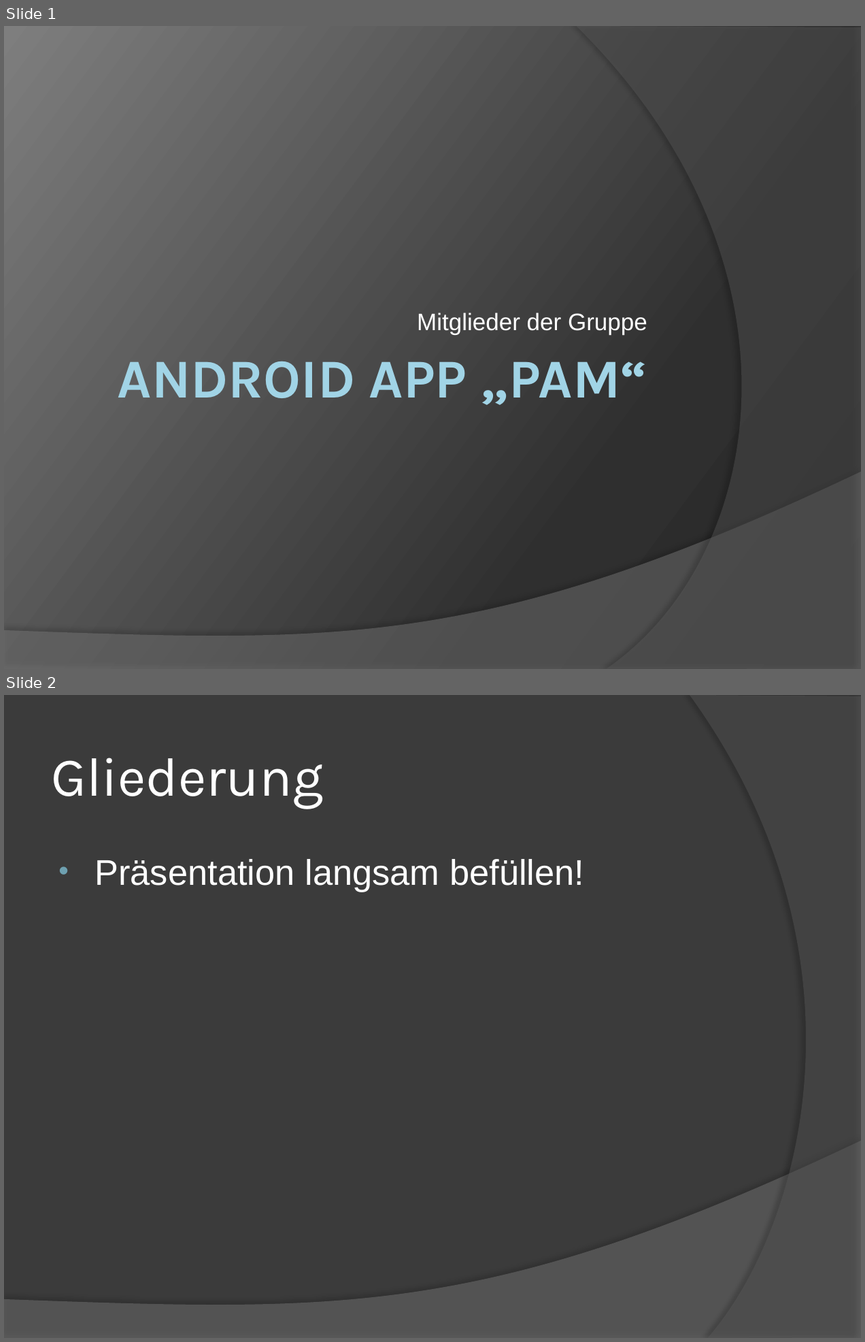
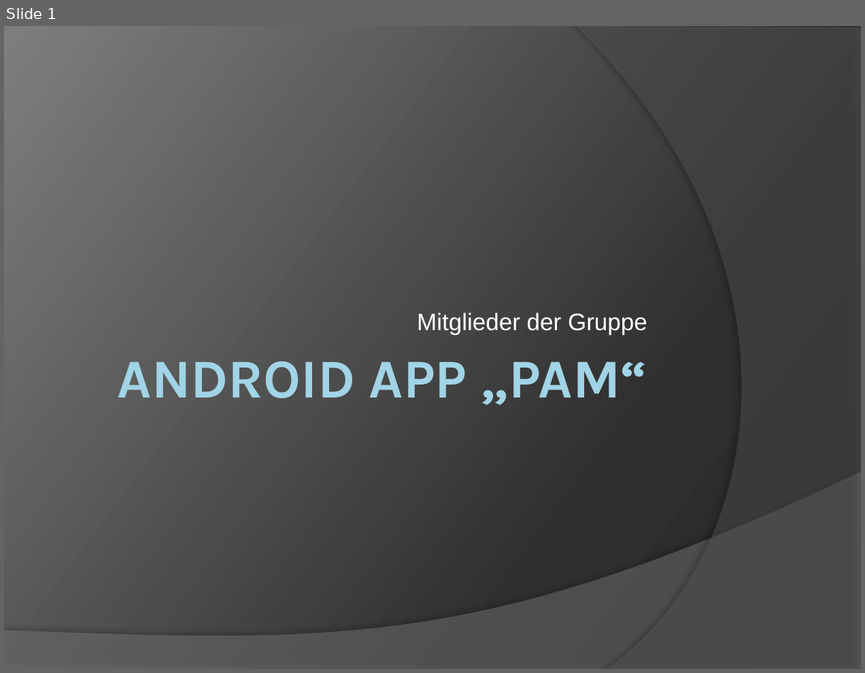
Before and after one commit to mbohlaender/pam, a slide deck: documentation/presentation.pptx. Shown one above the other, each under a label of ours: slides 1 and 2 before the commit, slide 1 after it. The pictures are 865x1342 and 865x673 pixels, drawn with LibreOffice and Linux fonts; fonts in the diff are those of the drawing. Boxes give left, top, right and bottom in pixels: in the first picture for what was removed or moved away, otherwise in the second. Text is boxed around its words. In the diff, an @@ line names an element or a change of style, - is before the commit and + after.

```diff
--- a/documentation/presentation.pptx
+++ b/documentation/presentation.pptx
@@ slide 2 removed at [4, 695, 861, 1338], background #3B3B3B; not listed: 1 template element that a slide beside it also shows @@
@@ freeform shape removed at [689, 695, 861, 1338] @@
@@ title removed at [51, 758, 323, 809] @@
-Gliederung
@@ text removed at [94, 859, 584, 892] @@
-• Präsentation langsam befüllen!
```
Also in this commit, not shown: 4 other slides changed, 4 slides added, 4 other slides removed.
